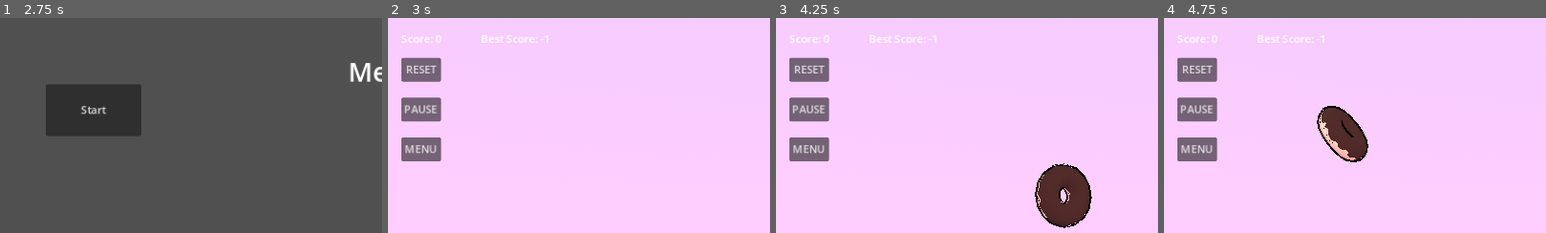
Above: before the commit, frames 1-4 (left to right).
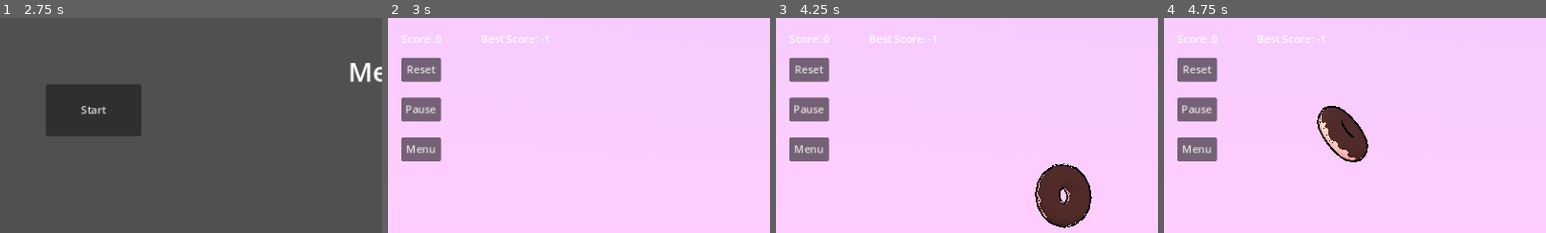
Above: after the commit, the same moments.

Repository: gugdun/donuts
Game: Godot game, scene res://scenes/game.tscn
Same seed, same stepped clock (60 frames per second), same inputs: the game is played once before the commit and once after it.
Inputs (mouse positions are % of the whole screen's width and height, from its top left):
- Up to frame 1 (2.75 s): click "RESET" (after the commit: "Reset") at 0.5 s; click "MENU" (after the commit: "Menu") at 1.25 s; click "PAUSE" (after the commit: "Pause") at 2 s
- Up to frame 2 (3 s): click "Start" at 2.75 s
- Up to frame 3 (4.25 s): tap Enter at 3.5 s; move the mouse to (72, 45) at 3.52 s; click (72, 45) at 3.67 s
- Up to frame 4 (4.75 s): drag from (30, 55) to (45, 70) at 4.27 s
The pictures show only the part of the screen within x 0-50%, y 0-50%; the shares and areas given below are measured in that part.

Frame 1 is identical in both runs. In frame 2, 0.5% of the frame differs, in the area x 4-13%, y 22-64%; in frame 3, 0.5%; in frame 4, 0.5%.

Commit message:
Translations added #20

Diff:
--- a/project.godot
+++ b/project.godot
@@ -33,6 +33,10 @@
 
 pointing/emulate_touch_from_mouse=true
 
+[internationalization]
+
+locale/translations=PackedStringArray("res://translations/translations.en.translation", "res://translations/translations.ru.translation")
+
 [physics]
 
 3d/default_gravity=4.9
--- a/scenes/game.tscn
+++ b/scenes/game.tscn
@@ -112,7 +112,7 @@
 offset_top = 20.0
 offset_right = 73.0
 offset_bottom = 43.0
-text = "Score: "
+text = "score_label"
 script = ExtResource("6_3ugvf")
 
 [node name="best_score_label" type="Label" parent="game_menu"]
@@ -121,7 +121,7 @@
 offset_top = 20.0
 offset_right = 238.0
 offset_bottom = 43.0
-text = "Best score: 0"
+text = "best_score_label"
 script = ExtResource("7_n82gt")
 
 [node name="reset_button" type="Button" parent="game_menu" node_paths=PackedStringArray("nodes_to_reset")]
@@ -131,7 +131,7 @@
 offset_top = 60.0
 offset_right = 80.0
 offset_bottom = 96.0
-text = "RESET"
+text = "reset_button"
 script = ExtResource("8_2bbsm")
 nodes_to_reset = [NodePath("../hp_container"), NodePath("../../scene/scheduler")]
 
@@ -142,7 +142,7 @@
 offset_top = 180.0
 offset_right = 80.0
 offset_bottom = 216.0
-text = "MENU"
+text = "menu_button"
 
 [node name="pause_button" type="Button" parent="game_menu"]
 process_mode = 3
@@ -151,7 +151,7 @@
 offset_top = 120.0
 offset_right = 80.0
 offset_bottom = 156.0
-text = "PAUSE"
+text = "pause_button"
 
 [node name="hp_container" parent="game_menu" instance=ExtResource("6_n65nv")]
 layout_mode = 1
@@ -191,7 +191,7 @@
 offset_right = 636.0
 offset_bottom = 109.0
 theme_override_font_sizes/font_size = 40
-text = "Menu"
+text = "menu_label"
 horizontal_alignment = 1
 vertical_alignment = 1
 
@@ -202,7 +202,7 @@
 offset_top = 100.0
 offset_right = 213.0
 offset_bottom = 178.0
-text = "Start"
+text = "start_button"
 script = ExtResource("6_8jga8")
 
 [node name="game_over_container" parent="." instance=ExtResource("15_y4aio")]
--- a/scenes/game_over_container.tscn
+++ b/scenes/game_over_container.tscn
@@ -32,7 +32,7 @@
 offset_bottom = -13.5
 grow_horizontal = 2
 grow_vertical = 2
-text = "Game Over"
+text = "game_over_label"
 horizontal_alignment = 1
 vertical_alignment = 1
 uppercase = true
@@ -51,7 +51,7 @@
 offset_bottom = 50.0
 grow_horizontal = 2
 grow_vertical = 2
-text = "Restart"
+text = "restart_button"
 
 [node name="menu_button" type="Button" parent="."]
 process_mode = 3
@@ -67,7 +67,7 @@
 offset_bottom = 114.0
 grow_horizontal = 2
 grow_vertical = 2
-text = "Menu"
+text = "menu_button"
 
 [connection signal="pressed" from="restart_button" to="." method="_on_restart"]
 [connection signal="pressed" from="menu_button" to="." method="_on_menu"]
--- a/scripts/best_score_label.gd
+++ b/scripts/best_score_label.gd
@@ -1,8 +1,8 @@
 extends Label
 
 func _ready():
-	text = "Best Score: " + str(BestScore.best_score)
+	text = tr("best_score_label") + " " + str(BestScore.best_score)
 	BestScore.connect("best_score_incremented", Callable(self, "update_label"))
 
 func update_label(_amount: int):
-	text = "Best Score: " + str(BestScore.best_score)
+	text = tr("best_score_label") + " " + str(BestScore.best_score)
--- a/scripts/score_label.gd
+++ b/scripts/score_label.gd
@@ -1,10 +1,12 @@
 extends Label
 
 func _ready():
-	text = "Score: " + str(Score.score)
+	#text = "Score: " + str(Score.score)
+	text = tr("score_label") + " "  + str(Score.score)
 	Score.connect("score_incremented", Callable(self, "update_label"))
 	Score.connect("score_reseted", Callable(self, "update_label"))
 
 func update_label(_amount: int):
 	print("updated score")
-	text = "Score: " + str(Score.score)
+	#text = "Score: " + str(Score.score)
+	text = tr("score_label") + " "  + str(Score.score)
--- /dev/null
+++ b/translations/translations.csv
@@ -0,0 +1,10 @@
+key,en,ru
+reset_button,Reset,Рестарт
+pause_button,Pause,Пауза
+menu_button,Menu,Меню
+start_button,Start,Старт
+score_label,Score:,Счет:
+best_score_label,Best Score:,Рекорд:
+menu_label,Menu,Меню
+game_over_label,Game Over,Игра Окончена
+restart_button,Restart,Рестарт
Not shown: 1 places in scenes/game.tscn that only renumber resources
Not shown, added: translations/translations.csv.import
Binary file added: translations/translations.en.translation
Binary file added: translations/translations.ru.translation
